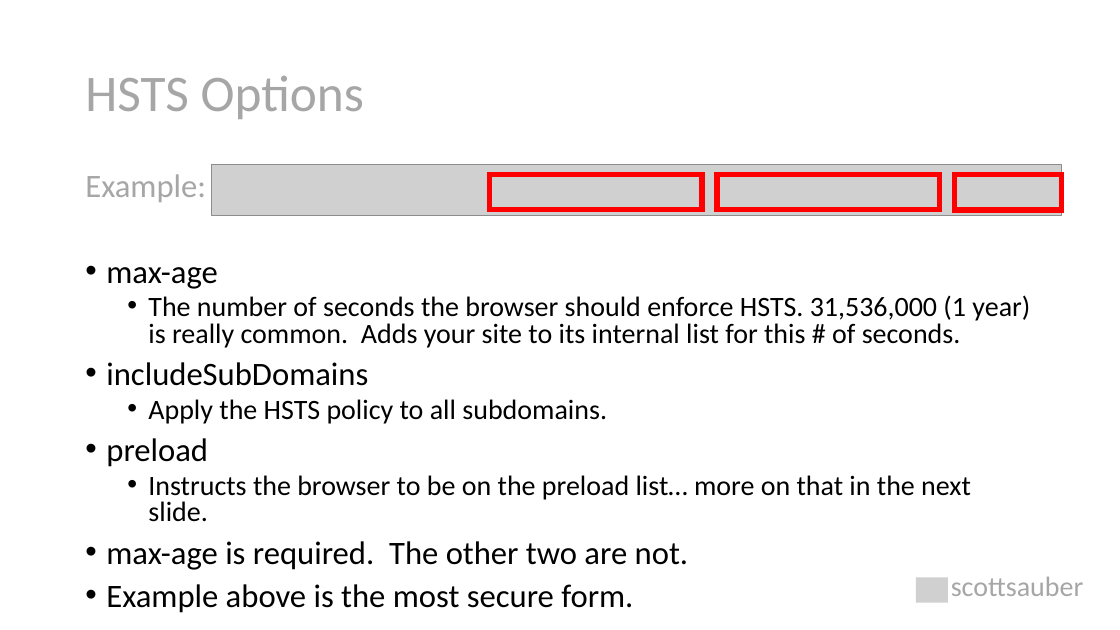
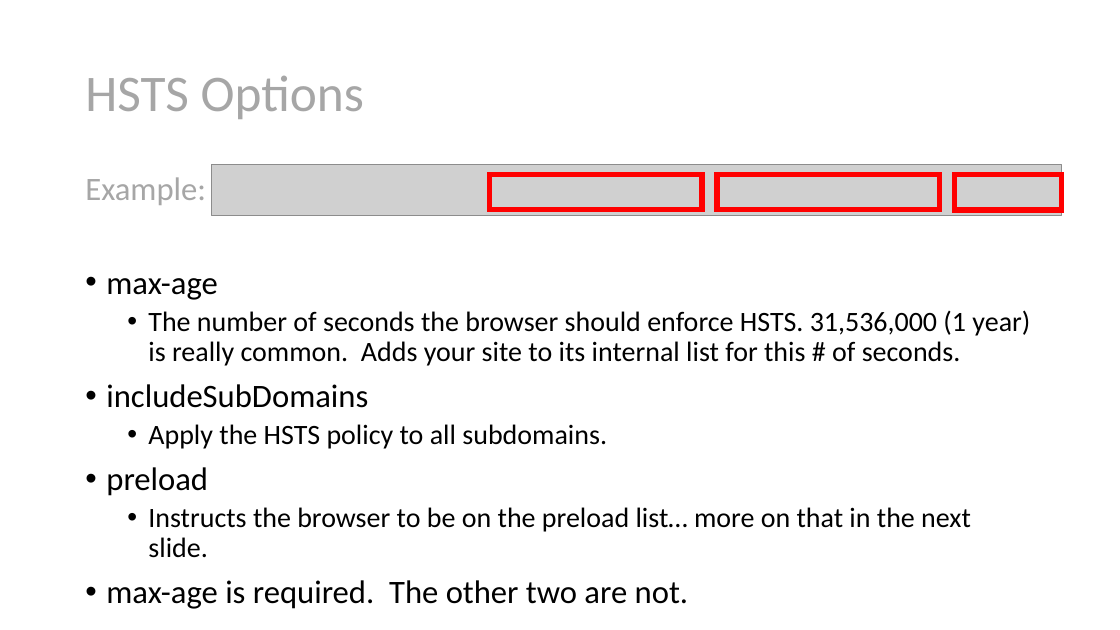
Before and after one commit to scottsauber/security-headers-talk, a slide deck: slide 15 of Security Headers Explained.pptx. Drawn at 1120x630 pixels with LibreOffice and Linux fonts; fonts in the diff are those of the drawing; grey boxes stand for pictures. Boxes give left, top, right and bottom in pixels: in the first picture for what was removed or moved away, otherwise in the second. Text is boxed around its words. In the diff, an @@ line names an element or a change of style, - is before the commit and + after.

```diff
--- a/Security Headers Explained.pptx
+++ b/Security Headers Explained.pptx
@@ text "Example:" at (85,177,1030,609): line spacing 0.8 to 0.9 @@
@@ text at (106,584,633,613): paragraph removed @@
-• Example above is the most secure form.
@@ picture removed at (916,577,948,602) @@
@@ text removed at (951,577,1084,596) @@
-scottsauber
```
Also in this commit, not shown: 60 other slides changed, 1 slide added, 1 slide removed.
